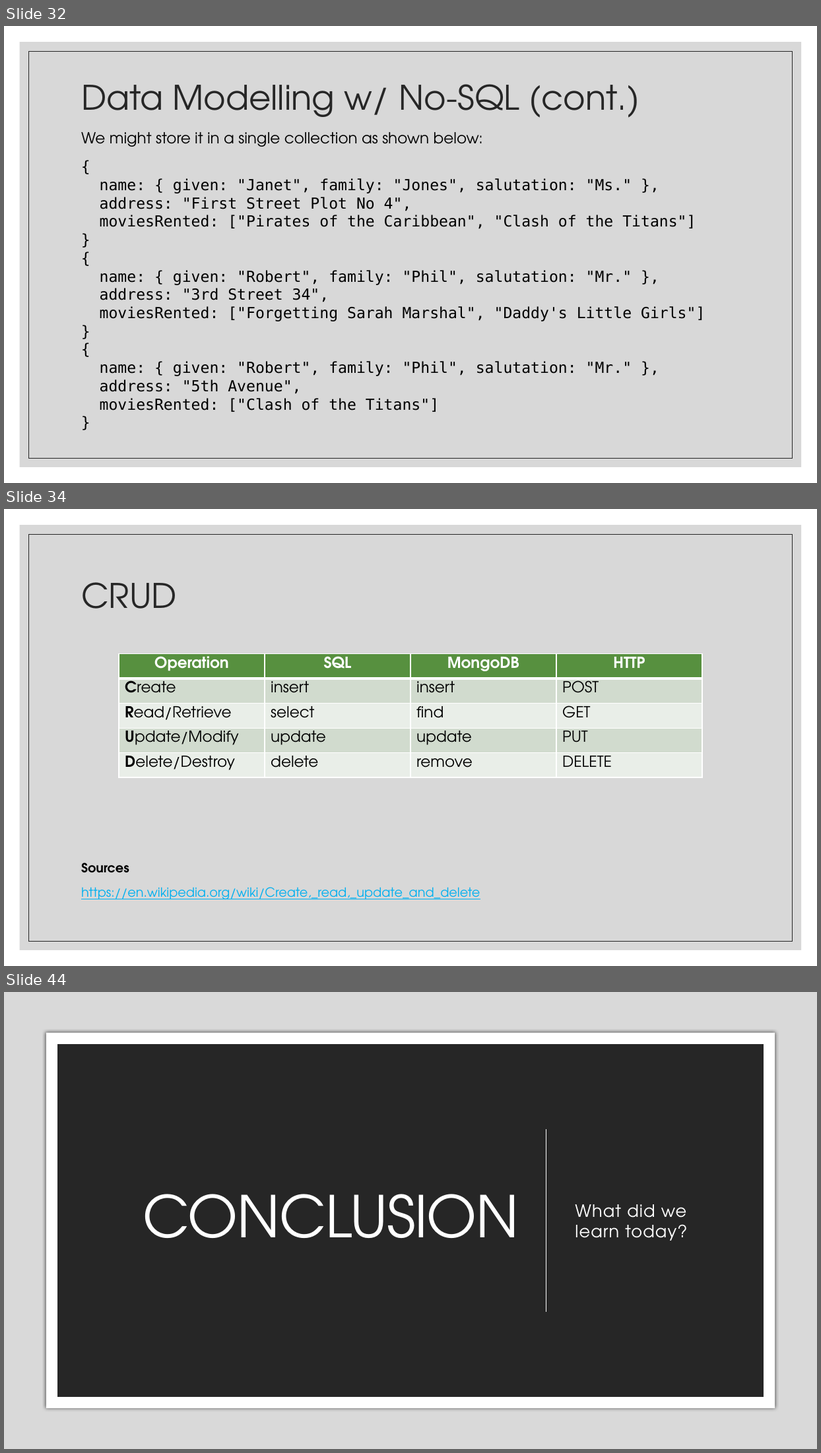
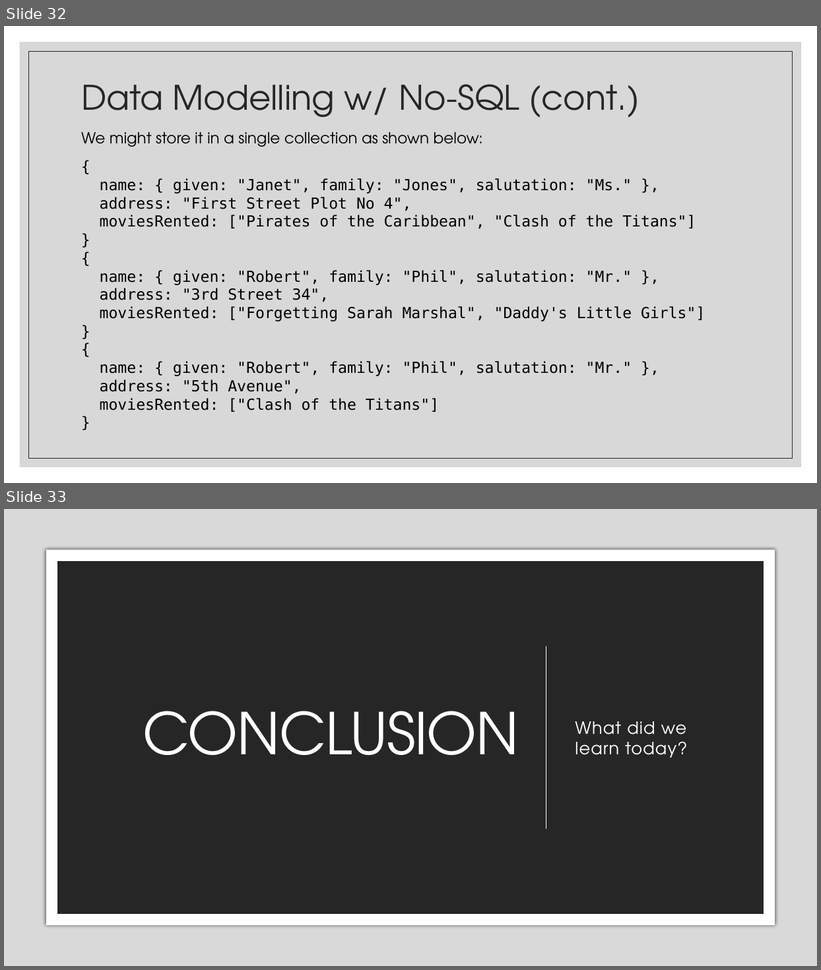
Before and after one commit to zackstotts/base-node-curriculum, a slide deck: unit_03/slides/01 Intro to MongoDB.pptx. Shown one above the other, each under a label of ours: slides 32, 34 and 44 before the commit, slides 32 and 33 after it; the slides between them are not shown. The pictures are 821x1453 and 821x970 pixels, drawn with LibreOffice and Linux fonts; fonts in the diff are those of the drawing. Boxes give left, top, right and bottom in pixels: in the first picture for what was removed or moved away, otherwise in the second. Text is boxed around its words. In the diff, an @@ line names an element or a change of style, - is before the commit and + after.

```diff
--- a/unit_03/slides/01 Intro to MongoDB.pptx
+++ b/unit_03/slides/01 Intro to MongoDB.pptx
@@ slide 34 removed at [4, 509, 817, 966], background #FFFFFF; not listed: 2 template elements that a slide beside it also shows @@
@@ title removed at [81, 582, 177, 609] @@
-CRUD
@@ table removed at [119, 654, 702, 778], 5 rows, 4 columns @@
-Operation | SQL | MongoDB | HTTP
-Create | insert | insert | POST
-Read/Retrieve | select | find | GET
-Update/Modify | update | update | PUT
-Delete/Destroy | delete | remove | DELETE
@@ text removed at [81, 863, 480, 900] @@
-Sources
-https://en.wikipedia.org/wiki/Create,_read,_update_and_delete
@@ what was slide 44 is now slide 33 @@
```
Also in this commit, not shown: 2 slides changed, 10 other slides removed, 1 other file.
